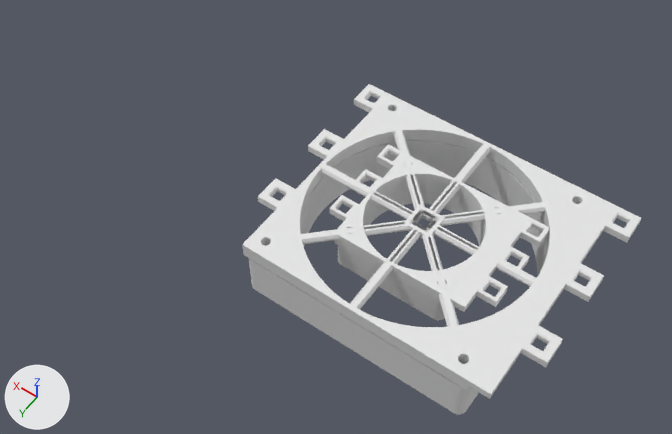
Renders of the Blender file blender/utils/fans.blend from each side of a commit.
The view is the same before and after, from a camera (50 mm lens) standing at (-122.0, 241.0, 363.0) and looking at (49.0, 2.0, -13.0). Lighting does not change. The marker at lower left points along +X, +Y and +Z.

The older version as bpy lines, for what is in view:
```python
ob_axial_12025_holder = bpy.data.objects.new('axial_12025_holder', me_cube_004)
ob_axial_12025_holder.location = (0.0, 0.0, -12.2)
ob_axial_5015_holder = bpy.data.objects.new('axial_5015_holder', me_cube_001)
ob_axial_5015_holder.location = (0.0, 0.0, -12.2)
ob_cube_001 = bpy.data.objects.new('Cube.001', me_cube_006)
ob_cube_001.parent = ob_axial_12025_holder
ob_cube_001.location = (0.0, 0.0, 0.0)
ob_fan_12025 = bpy.data.objects.new('fan_12025', me_cube_003)
ob_fan_12025.location = (0.0, 0.0, 2.8)
ob_fan_5015_axial = bpy.data.objects.new('fan_5015_axial', me_cube)
ob_fan_5015_axial.location = (0.0, 0.0, -4.0)
```
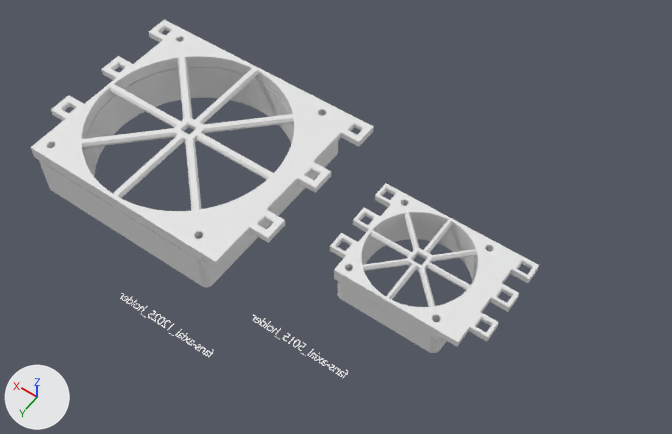
ob_cube_001 is not drawn itself; it is used by a modifier of ob_axial_12025_holder.
ob_fan_center_rotator_001 is not drawn itself; it is used by a modifier of ob_cube_001.

Pixel boxes [x1, y1, x2, y2] of what changed, in the pictures (672 x 434 px):
```json
{"object": "axial_12025_holder", "change": "moved, modifiers changed, reshaped", "before": [242, 84, 641, 399], "after": [31, 20, 374, 266], "on screen": "14% narrower, 22% shorter"}
{"object": "fan_12025", "change": "moved", "before": [248, 140, 547, 415], "after": [39, 67, 338, 287]}
{"object": "axial_5015_holder", "change": "moved", "before": [330, 144, 550, 312], "after": [330, 183, 539, 347]}
{"object": "fan_5015_axial", "change": "moved", "before": [338, 184, 484, 320], "after": [338, 222, 476, 353]}
{"object": "Text.001", "change": "added", "after": [252, 315, 348, 378]}
{"object": "Text.003", "change": "added", "after": [120, 293, 214, 358]}
```

Scene script edits in JSON lines:
```json
{"op": "add", "block": "txt_label_cube_1x1_003", "code": ["txt_label_cube_1x1_003 = bpy.data.curves.new('label_cube_1x1.003', 'FONT')", "txt_label_cube_1x1_003.body = 'fans-axial_12025_holder'", "txt_label_cube_1x1_003.size = 1.04", "txt_label_cube_1x1_003.space_character = 0.9"]}
{"op": "add", "block": "txt_label_cube_1x1_001", "code": ["txt_label_cube_1x1_001 = bpy.data.curves.new('label_cube_1x1.001', 'FONT')", "txt_label_cube_1x1_001.body = 'fans-axial_5015_holder'", "txt_label_cube_1x1_001.size = 1.04", "txt_label_cube_1x1_001.space_character = 0.9"]}
{"op": "set", "path": "ob_fan_5015_axial.location", "old": "(0.0, 0.0, -4.0)", "new": "(0.0, 0.0, -34.0)"}
{"op": "set", "path": "ob_axial_5015_holder.location", "old": "(0.0, 0.0, -12.2)", "new": "(0.0, 0.0, -42.2)"}
{"op": "set", "path": "ob_fan_12025.location", "old": "(0.0, 0.0, 2.8)", "new": "(150.0, 0.0, -27.2)"}
{"op": "set", "path": "ob_axial_12025_holder.location", "old": "(0.0, 0.0, -12.2)", "new": "(150.0, 0.0, -42.2)"}
{"block": "ob_cube_001", "where": "_m = ob_cube_001.modifiers.new('Array', 'ARRAY')"}
{"op": "set", "path": "_m.offset_object", "old": "ob_fan_center_rotator", "new": "ob_fan_center_rotator_001"}
{"op": "add", "block": "ob_fan_center_rotator_001", "code": ["ob_fan_center_rotator_001 = bpy.data.objects.new('fan_center_rotator.001', None)", "ob_fan_center_rotator_001.parent = ob_axial_12025_holder", "ob_fan_center_rotator_001.matrix_parent_inverse = Matrix(((1.0, 0.0, 0.0, 0.0), (0.0, 1.0, 0.0, 0.0), (0.0, 0.0, 1.0, 12.2), (0.0, 0.0, 0.0, 1.0)))", "ob_fan_center_rotator_001.location = (0.0, 0.0, 0.0)", "ob_fan_center_rotator_001.rotation_euler = (0.0, 0.0, 0.785)  # degrees (0, 0, 45)"]}
{"op": "add", "block": "ob_text_003", "code": ["ob_text_003 = bpy.data.objects.new('Text.003', txt_label_cube_1x1_003)", "ob_text_003.parent = ob_axial_12025_holder", "ob_text_003.matrix_parent_inverse = Matrix(((1.0, 0.0, 0.0, -150.0), (0.0, 1.0, 0.0, 0.0), (0.0, 0.0, 1.0, 42.2), (0.0, 0.0, 0.0, 1.0)))", "ob_text_003.location = (60.0, 93.0, -38.0)", "ob_text_003.rotation_euler = (3.142, 0.0, 0.0)  # degrees (180, 0, 0)", "ob_text_003.scale = (6.75, 6.75, 6.75)"]}
{"op": "add", "block": "ob_text_001", "code": ["ob_text_001 = bpy.data.objects.new('Text.001', txt_label_cube_1x1_001)", "ob_text_001.parent = ob_axial_5015_holder", "ob_text_001.matrix_parent_inverse = Matrix(((1.0, 0.0, 0.0, 0.0), (0.0, 1.0, 0.0, 0.0), (0.0, 0.0, 1.0, 42.2), (0.0, 0.0, 0.0, 1.0)))", "ob_text_001.location = (0.0, 64.0, -38.0)", "ob_text_001.rotation_euler = (3.142, 0.0, 0.0)  # degrees (180, 0, 0)", "ob_text_001.scale = (6.75, 6.75, 6.75)"]}
```
